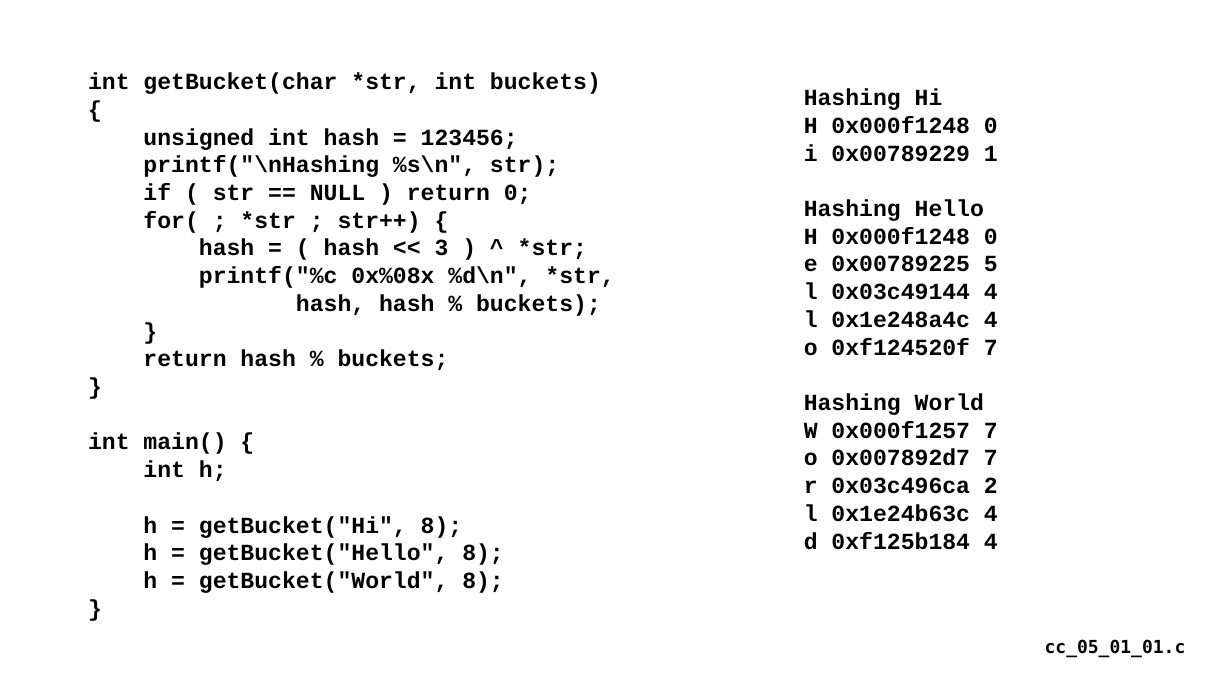
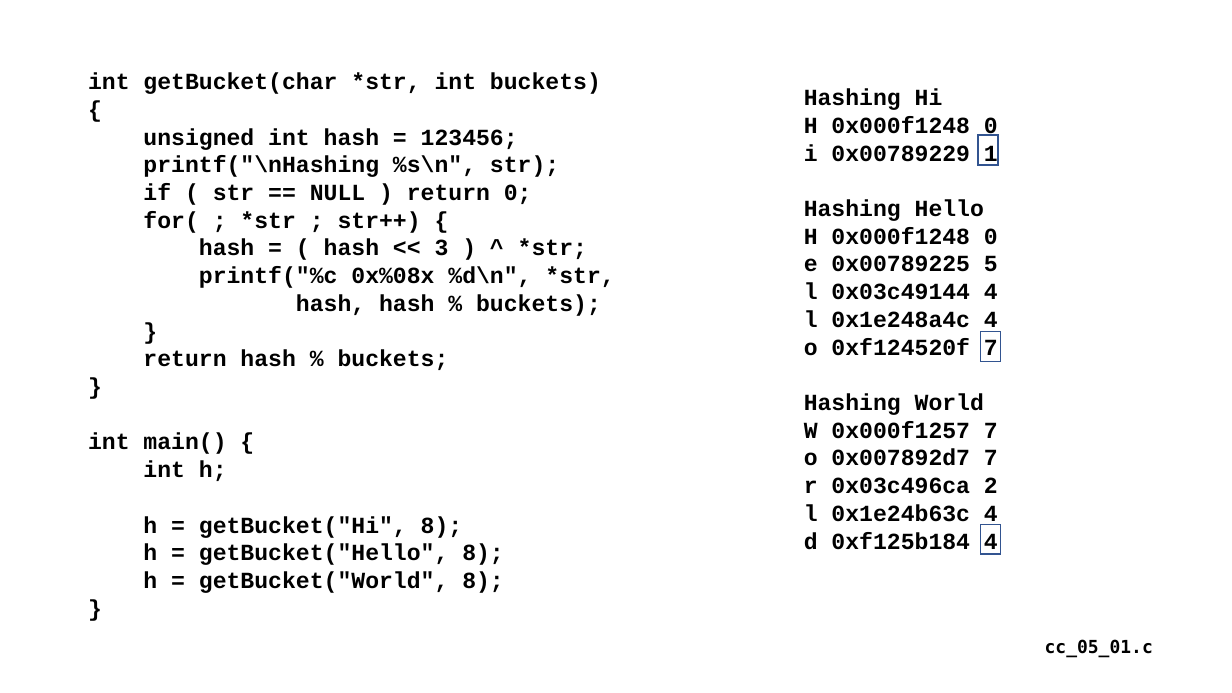
Before and after one commit to csev/cc4e, a slide deck: slide 12 of lectures/CC-05-Trees-Hash.pptx. Drawn at 1232x693 pixels with LibreOffice and Linux fonts; fonts in the diff are those of the drawing. Boxes give left, top, right and bottom in pixels: in the first picture for what was removed or moved away, otherwise in the second. Text is boxed around its words. In the diff, an @@ line names an element or a change of style, - is before the commit and + after.

Commit message:
Updates.

```diff
--- a/lectures/CC-05-Trees-Hash.pptx
+++ b/lectures/CC-05-Trees-Hash.pptx
@@ rectangle added at [978,135,998,165], outline #325491 1 pt @@
@@ rectangle added at [982,332,1002,361], outline #325491 1 pt @@
@@ rectangle added at [982,524,1002,554], outline #325491 1 pt @@
@@ text at [1045,639,1153,658]: text changed @@
-cc_05_01_01.c
+cc_05_01.c
```
Also in this commit, not shown: 1 other slide changed, 6 slides added.
